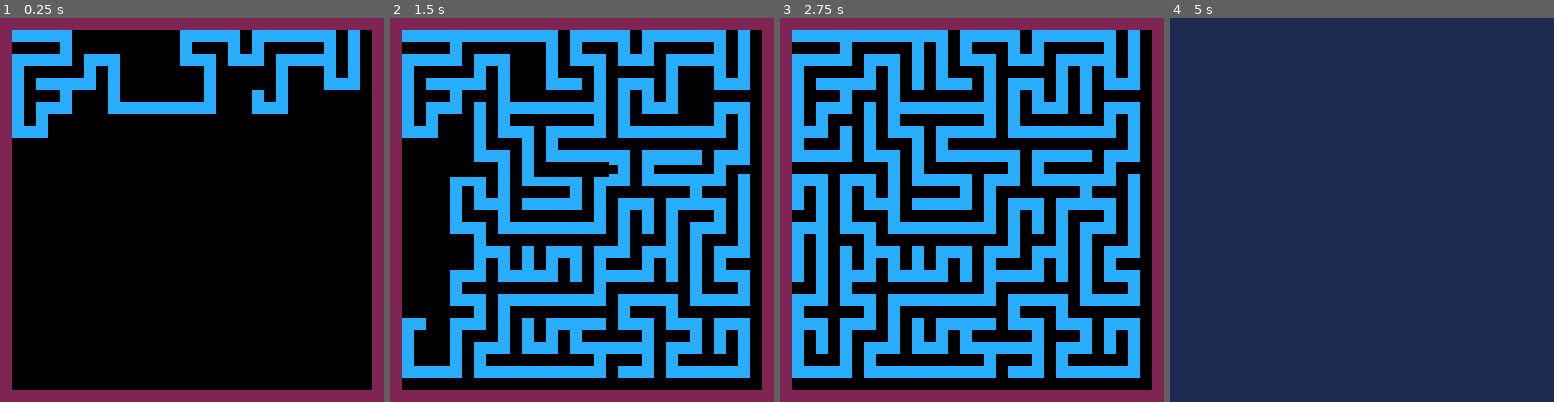
Above: before the commit, frames 1-4 (left to right).
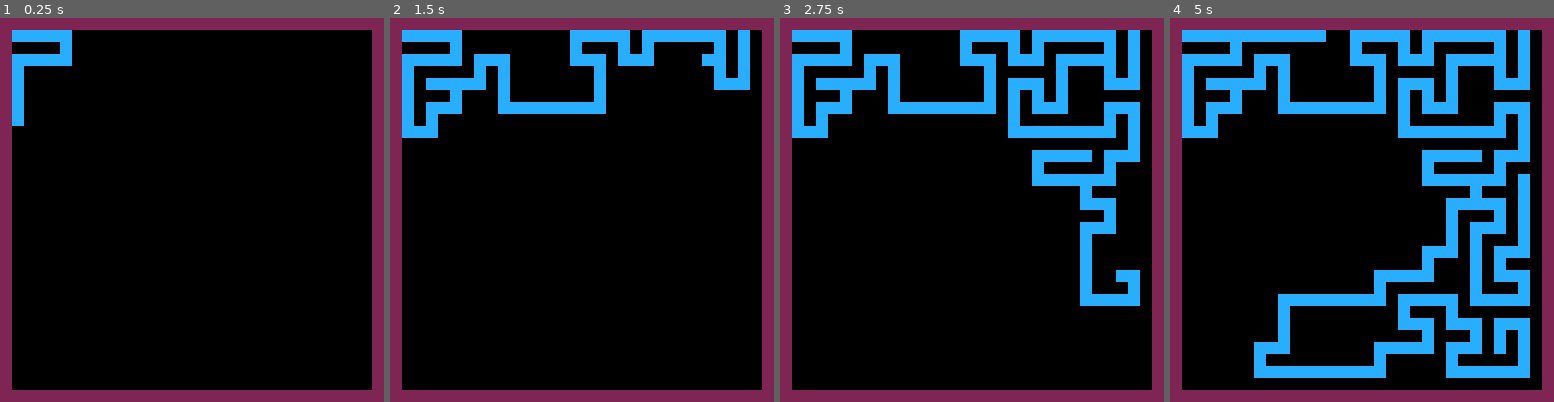
Above: after the commit, the same moments.

Repository: DorkOrca/pico8
Game: PICO-8 cartridge fps.p8
Two runs of this game, one before a commit and one after it. Both use one fixed random seed, a clock stepped at 60 frames per second and the inputs below.
Inputs:
- Up to frame 1 (0.25 s): no input
- Up to frame 2 (1.5 s): tap X (X key) at 0.33, 1.07 s
- Up to frame 3 (2.75 s): hold Right 1.6-2.1 s; tap X (X key) at 1.85 s; hold Up 2.15-2.42 s; hold Right from 2.47 s (still down)
- Up to frame 4 (5 s): tap X (X key) at 2.97, 4.08 s; release Right at 3.03 s; hold Left 3.08-3.58 s; hold Down 3.63-3.97 s; hold Right 4.02-4.68 s; hold Up from 4.73 s (still down)

The runs differ from the first frame. In frame 1, 7.2% of the frame differs, in the area x 3-94%, y 3-32%; in frame 2, 32%; in frame 3, 29%; in frame 4, 100%, in the area x 0-100%, y 0-100%.

Commit message:
Final work push for today

Diff:
--- a/fps.p8
+++ b/fps.p8
@@ -66,7 +66,7 @@
 drawStage = 0
 drawSpeed = 1
 drawMe = true
-slowDraw = false
+slowDraw = true
 
 --Player variables
 player = {}
